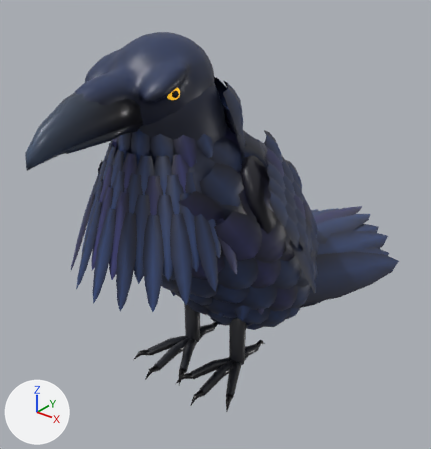
Two versions of the glTF model app/tower/figuren/rabe.glb, one commit apart.
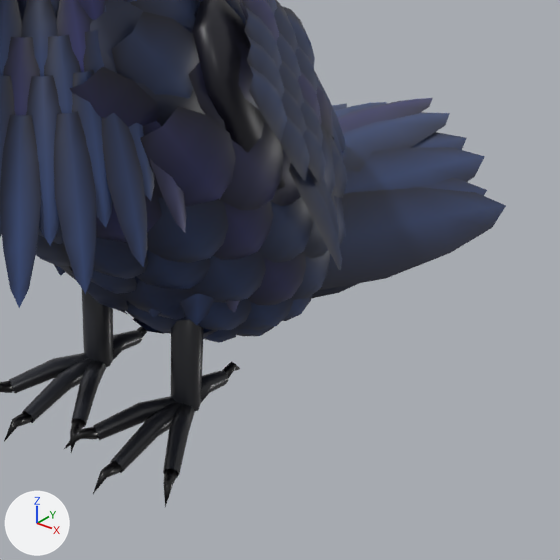
Each version is shown whole from a 50 mm lens placed at (0.483, -0.602, 0.608), pointed at (-0.037, 0.049, 0.205), then close up on the part from 33% to 99% of the width and 35% to 98% of the height. The lights are fixed; the arrows at lower left show +X, +Y and +Z. The older version's two pictures come first. Where no turn or scale is listed for an object, it has been applied to the vertices. Vertices at exactly the same position are counted once.

The first close-up shows 'rabe_bein_l_netz1', 'rabe_bein_l_netz2', 'rabe_bein_l_netz3', 'rabe_bein_r_netz2', 'rabe_fluegel_l_netz1', 'rabe_kehle_netz1', 'rabe_koerper_netz1', 'rabe_koerper_netz2', 'rabe_schwanz_netz1' and 4 more.
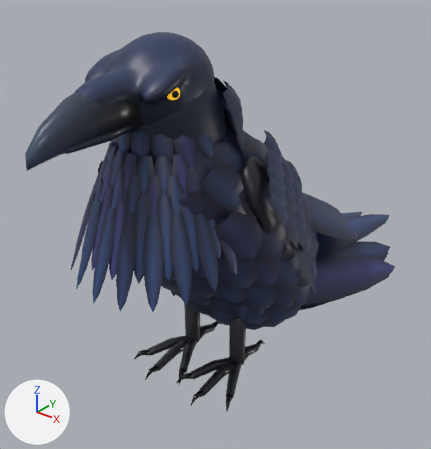
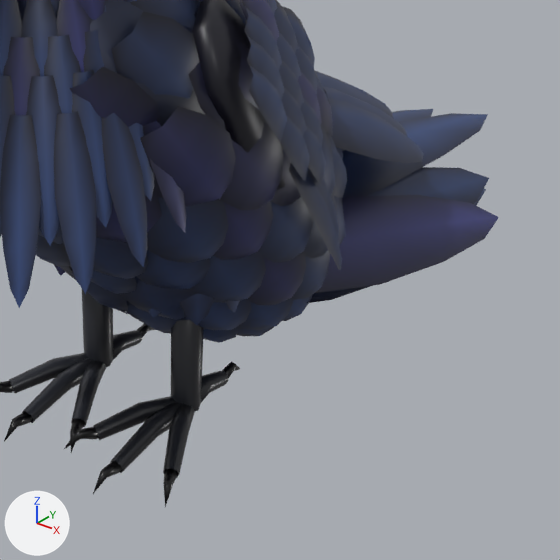
Where the change shows, as pixel boxes [x1, y1, x2, y2] in the close-ups (560 x 560 px; the box of a moved part takes in the faces that stretch with it):
'rabe_schwanz_netz1', reshaped
    before: [133, 98, 506, 338]
    after: [125, 71, 499, 329]
part 1 of me_rabe_schwanz_netz1, moved or reshaped
    before: [319, 187, 506, 290]
    after: [315, 195, 499, 293]
part 2 of me_rabe_schwanz_netz1, moved or reshaped
    before: [410, 178, 487, 196]
    after: [368, 167, 489, 204]
part 3 of me_rabe_schwanz_netz1, moved or reshaped (mostly hidden afterwards)
    before: [411, 132, 467, 150]
    after: [474, 189, 486, 205]
part 4 of me_rabe_schwanz_netz1, moved or reshaped
    before: [342, 112, 450, 172]
    after: [342, 113, 488, 198]
part 5 of me_rabe_schwanz_netz1, moved or reshaped
    before: [338, 98, 433, 133]
    after: [392, 109, 433, 122]
part 6 of me_rabe_schwanz_netz1, moved or reshaped (not visible afterwards)
    before: [344, 148, 485, 194]
part 7 of me_rabe_schwanz_netz1, moved or reshaped (not visible before)
    after: [328, 99, 424, 163]
part 8 of me_rabe_schwanz_netz1, moved or reshaped (not visible before)
    after: [323, 87, 407, 136]
part 9 of me_rabe_schwanz_netz1, rebuilt (not visible afterwards)
    before: [334, 102, 386, 118]
part 10 of me_rabe_schwanz_netz1, rebuilt (not visible afterwards)
    before: [133, 318, 164, 334]
part 11 of me_rabe_schwanz_netz1, rebuilt
    before: [311, 283, 359, 298]
    after: [307, 286, 370, 303]
part 12 of me_rabe_schwanz_netz1, rebuilt (not visible afterwards)
    before: [332, 103, 347, 110]
part 13 of me_rabe_schwanz_netz1, built on (blue)
    after: [315, 71, 393, 118]

What changed in the scene script:
```text
Change me_rabe_schwanz_netz1:
    remove me_rabe_schwanz_netz1.from_pydata(...)  # 400 vertices, 450 faces; spans x -0.152..0.152, y -0.094..0.424, z -0.104..0.085
    add me_rabe_schwanz_netz1.from_pydata(...)  # 592 vertices, 666 faces; spans x -0.153..0.149, y -0.096..0.43, z -0.105..0.173
    me_rabe_schwanz_netz1 part 1: the loose piece of 16 vertices spanning x 0.032..0.152, y -0.047..0.278, z -0.054..0.013 is multiplied about its middle by the matrix ((0.979, 0.008, 0.053), (-0.009, 0.98, 0.022), (-0.053, -0.022, 0.978)), then moved by (-0.001, -0.004, -0.003)
    me_rabe_schwanz_netz1 part 2: the loose piece of 16 vertices spanning x 0.022..0.128, y -0.046..0.295, z -0.054..0.013 is multiplied about its middle by the matrix ((1.02, -0.014, 0.014), (0.015, 1.019, -0.031), (-0.014, 0.031, 1.019)), then moved by (-0.002, 0.005, 0.003)
    me_rabe_schwanz_netz1 part 3: the loose piece of 16 vertices spanning x 0.001..0.084, y -0.042..0.362, z -0.036..0.02 is multiplied about its middle by the matrix ((0.968, 0.086, 0.196), (-0.103, 0.983, 0.075), (-0.188, -0.093, 0.969)), then moved by (0.022, -0.007, -0.019)
    me_rabe_schwanz_netz1 part 4: the loose piece of 16 vertices spanning x -0.018..0.061, y -0.038..0.39, z -0.028..0.032 is multiplied about its middle by the matrix ((1.014, 0.076, 0.083), (-0.071, 1.016, -0.062), (-0.087, 0.056, 1.015)), then moved by (0.023, 0.003, -0.004)
    me_rabe_schwanz_netz1 part 5: the loose piece of 16 vertices spanning x -0.04..0.038, y -0.037..0.424, z -0.033..0.033 is multiplied about its middle by the matrix ((1.017, 0.009, 0.071), (-0.01, 1.02, 0.017), (-0.071, -0.018, 1.017)), then moved by (0.0, 0.003, -0.011)
    me_rabe_schwanz_netz1 part 6: the loose piece of 16 vertices spanning x 0.011..0.107, y -0.043..0.338, z -0.04..0.024 is multiplied about its middle by the matrix ((0.902, -0.085, -0.047), (0.087, 0.902, 0.037), (0.043, -0.041, 0.905)), then moved by (-0.032, -0.02, -0.032)
    me_rabe_schwanz_netz1 part 7: the loose piece of 16 vertices spanning x -0.004..0.057, y -0.093..0.085, z 0.03..0.078 is multiplied about its middle by the matrix ((1.032, 0.249, 0.286), (-0.3, 1.044, 0.172), (-0.233, -0.239, 1.048)), then moved by (0.053, 0.11, 0.016)
    me_rabe_schwanz_netz1 part 8: the loose piece of 16 vertices spanning x -0.056..0.003, y -0.069..0.127, z -0.063..-0.041 is multiplied about its middle by the matrix ((-1.084, 0.108, -0.154), (0.16, 1.003, -0.423), (0.099, -0.439, -1.004)), then moved by (0.082, 0.097, 0.129)
    me_rabe_schwanz_netz1 part 9: the loose piece of 16 vertices spanning x -0.061..0.018, y -0.038..0.387, z -0.034..0.033 is rebuilt with 16 vertices and now spans x -0.062..0.014, y -0.039..0.399, z -0.068..0.035
    me_rabe_schwanz_netz1 part 10: the loose piece of 16 vertices spanning x -0.031..0.031, y -0.069..0.11, z -0.073..-0.053 is rebuilt with 16 vertices and now spans x -0.027..0.034, y -0.069..0.14, z -0.073..-0.052
    me_rabe_schwanz_netz1 part 11: the loose piece of 16 vertices spanning x 0.019..0.101, y -0.049..0.236, z -0.078..-0.012 is rebuilt with 16 vertices and now spans x 0.016..0.095, y -0.049..0.216, z -0.099..-0.019
    me_rabe_schwanz_netz1 part 12: the loose piece of 16 vertices spanning x -0.085..0.001, y -0.043..0.358, z -0.035..0.013 is rebuilt with 16 vertices and now spans x -0.087..-0.002, y -0.044..0.364, z -0.075..0.011
    me_rabe_schwanz_netz1 part 13: 2 vertices moved within x -0.063..0.016, y -0.09..0.029, z 0.002..0.081; 45 vertices removed from x -0.132..0.063, y -0.09..0.313, z -0.104..0.085; 237 vertices added at x -0.127..0.079, y -0.092..0.397, z -0.063..0.173
    other edits to the shape of me_rabe_schwanz_netz1 do not show in these pictures
```
